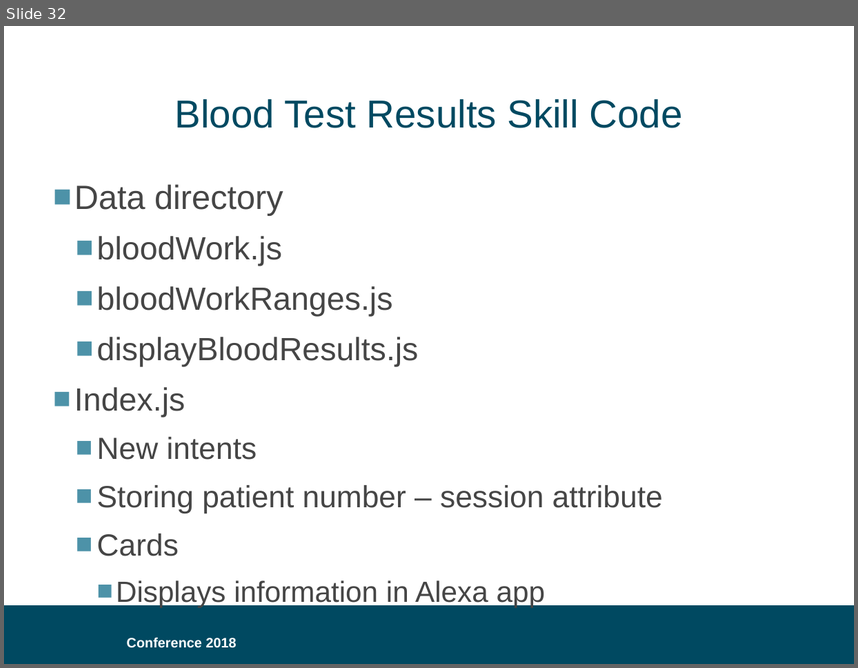
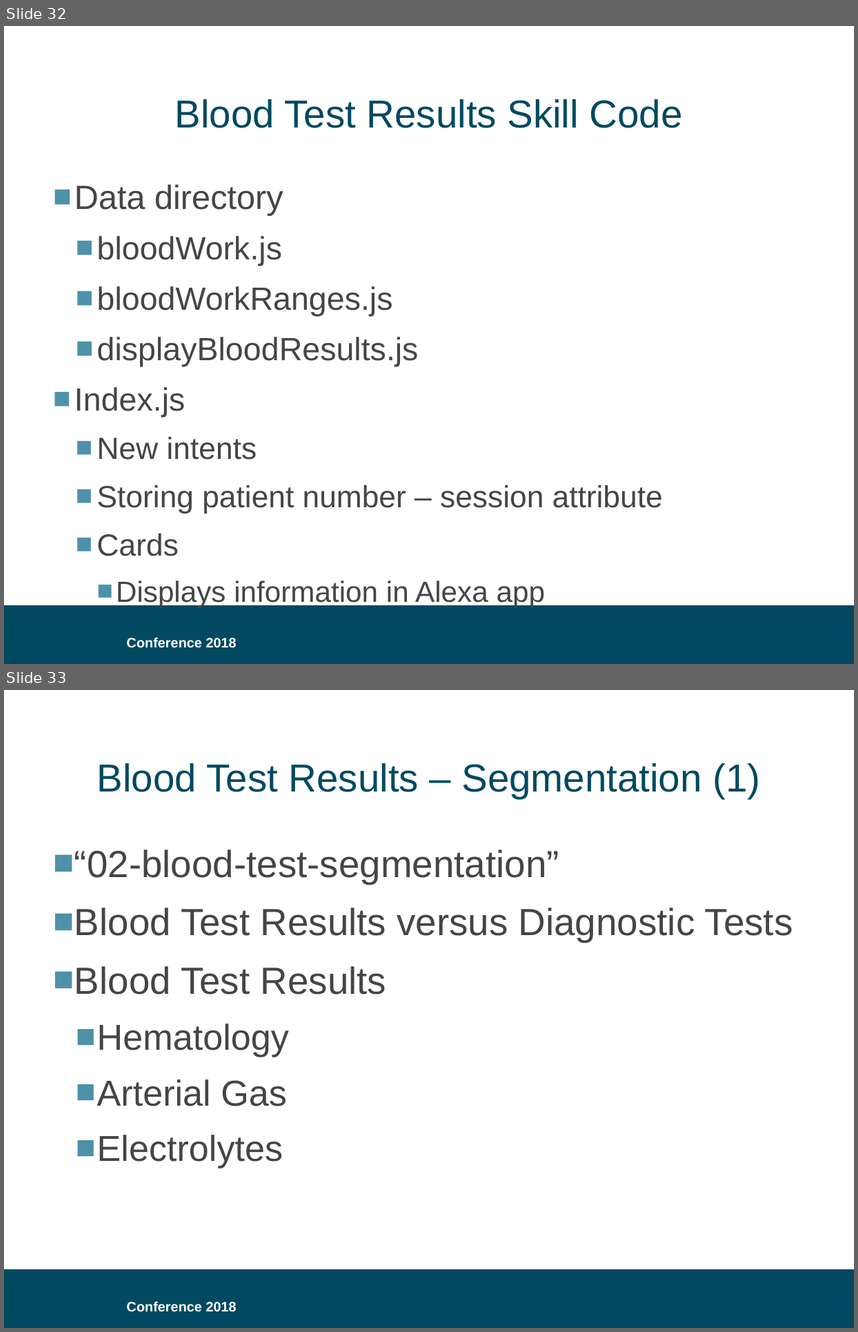
Before and after one commit to bklug/introductory-alexa-workshop, a slide deck: build-an-alexa-skill-for.pptx. Shown one above the other, each under a label of ours: slide 32 before the commit, slides 32 and 33 after it. The pictures are 858x668 and 858x1332 pixels, drawn with LibreOffice and Linux fonts; fonts in the diff are those of the drawing; background and template pictures are left out. Boxes give left, top, right and bottom in pixels: in the first picture for what was removed or moved away, otherwise in the second. Text is boxed around its words. In the diff, an @@ line names an element or a change of style, - is before the commit and + after.

```diff
--- a/build-an-alexa-skill-for.pptx
+++ b/build-an-alexa-skill-for.pptx
@@ slide 33 added at box(4, 690, 854, 1328), background #FFFFFF; not listed: 2 template elements that a slide beside it also shows @@
@@ title added at box(97, 763, 760, 798), 33 pt, text #004961 @@
+Blood Test Results – Segmentation (1)
@@ text added at box(74, 849, 793, 1168), 32 pt, text #454545 @@
+■ “02-blood-test-segmentation”
+■ Blood Test Results versus Diagnostic Tests
+■ Blood Test Results
+  ■ Hematology
+  ■ Arterial Gas
+  ■ Electrolytes
```
Also in this commit, not shown: 4 slides changed, 2 other slides added.
